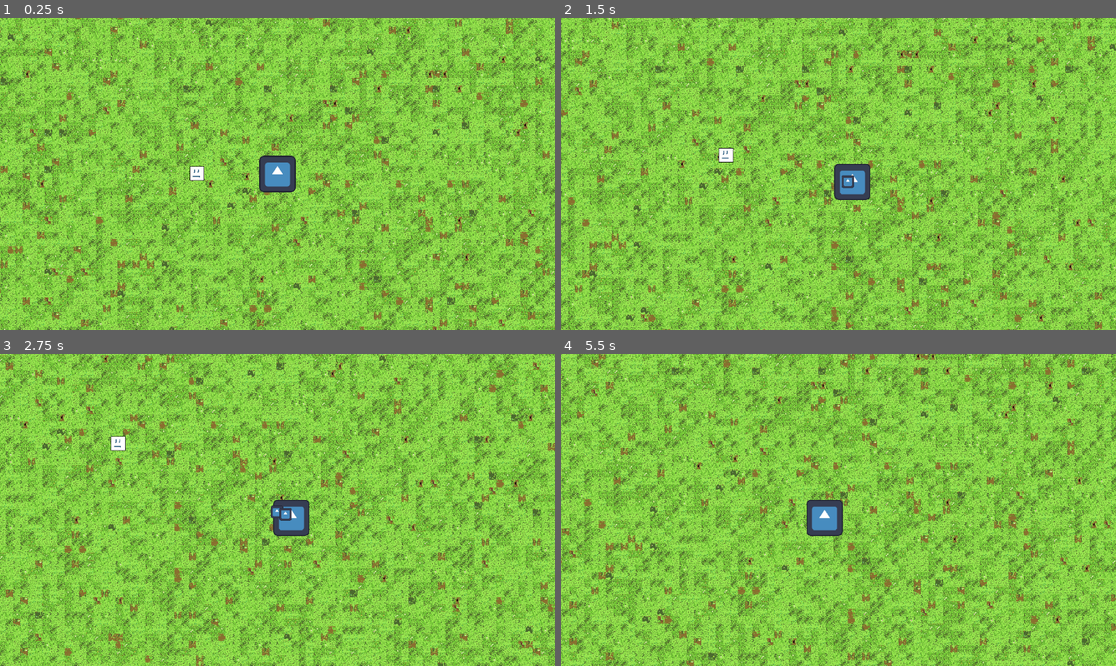
Above: before the commit, frames 1-4 (two rows, left to right).
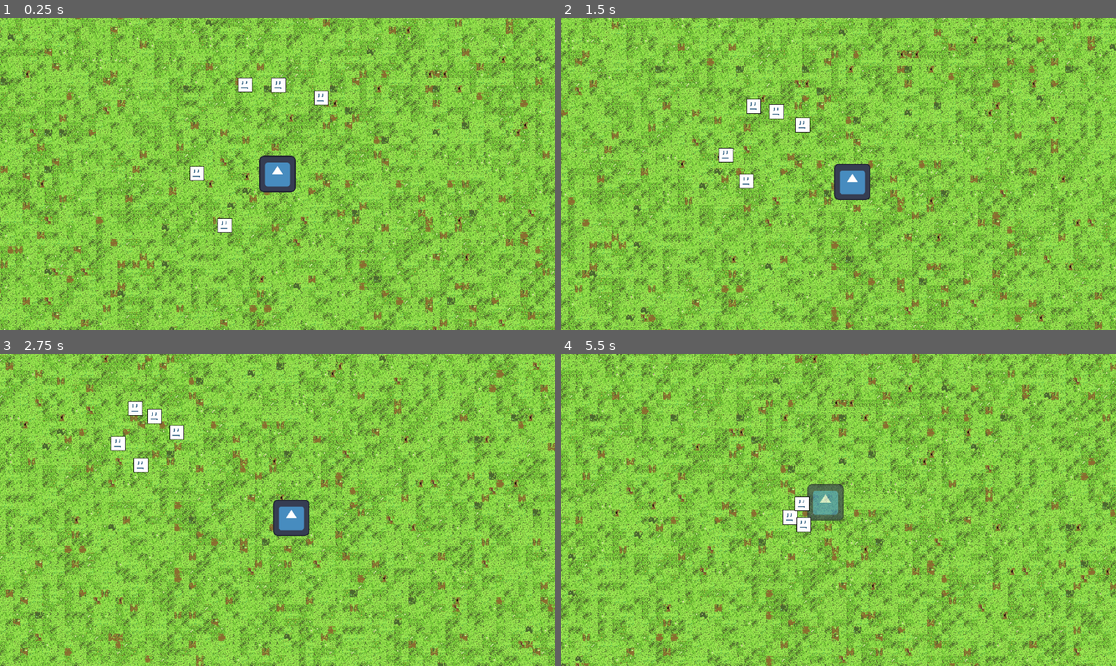
Above: after the commit, the same moments.

Repository: btalbert11/SurvivorGame
Game: Godot game, scene res://scenes/game.tscn
Same seed, same stepped clock (60 frames per second), same inputs: the game is played once before the commit and once after it. The engine's default icon, where the game draws it, is replaced by a stand-in: a white triangle on a blue panel in a dark square.
Inputs:
- Up to frame 1 (0.25 s): no input
- Up to frame 2 (1.5 s): hold D (move_right) 0.53-1.28 s; hold S (move_down) from 1.28 s (still down)
- Up to frame 3 (2.75 s): release S (move_down) at 2.03 s; hold D (move_right) from 2.03 s (still down)
- Up to frame 4 (5.5 s): release D (move_right) at 2.78 s; hold W (move_up) 2.78-3.53 s; hold A (move_left) 3.53-5.03 s; hold S (move_down) from 5.03 s (still down)

The runs differ from the first frame. In frame 1, 0.5% of the frame differs, in the area x 39-60%, y 19-69%; in frame 2, 0.6%; in frame 3, 0.6%; in frame 4, 63%, in the area x 0-100%, y 0-100%.

Commit message:
added animation to weapon

Diff:
--- a/scenes/game.tscn
+++ b/scenes/game.tscn
@@ -31,3 +31,19 @@
 drag_bottom_margin = 0.05
 editor_draw_drag_margin = true
 script = ExtResource("3_45xlr")
+
+[node name="BloxEnemy2" parent="." node_paths=PackedStringArray("target") instance=ExtResource("4_ni077")]
+position = Vector2(2624, 231)
+target = NodePath("../Player")
+
+[node name="BloxEnemy3" parent="." node_paths=PackedStringArray("target") instance=ExtResource("4_ni077")]
+position = Vector2(2488, 580)
+target = NodePath("../Player")
+
+[node name="BloxEnemy4" parent="." node_paths=PackedStringArray("target") instance=ExtResource("4_ni077")]
+position = Vector2(2542, 232)
+target = NodePath("../Player")
+
+[node name="BloxEnemy5" parent="." node_paths=PackedStringArray("target") instance=ExtResource("4_ni077")]
+position = Vector2(2729, 262)
+target = NodePath("../Player")
--- a/scenes/magic_missle_attack.tscn
+++ b/scenes/magic_missle_attack.tscn
@@ -1,25 +1,51 @@
-[gd_scene load_steps=6 format=3 uid="uid://bjs56dh247aw"]
+[gd_scene load_steps=10 format=3 uid="uid://bjs56dh247aw"]
 
 [ext_resource type="Script" path="res://Nodes/HitboxComponent.gd" id="1_fpg4h"]
 [ext_resource type="Script" path="res://scripts/magic_missle_attack.gd" id="1_mv4c8"]
-[ext_resource type="Texture2D" uid="uid://bd3qtou0y04c5" path="res://art/icon.svg" id="2_2ipbb"]
+[ext_resource type="Texture2D" uid="uid://bl3pnm0iqemsu" path="res://art/sprite sheet/magic missle attack.png" id="3_r5mci"]
 
 [sub_resource type="CircleShape2D" id="CircleShape2D_a7deo"]
-radius = 82.3529
+radius = 8.0
+
+[sub_resource type="AtlasTexture" id="AtlasTexture_1o841"]
+atlas = ExtResource("3_r5mci")
+region = Rect2(0, 0, 16, 16)
+
+[sub_resource type="AtlasTexture" id="AtlasTexture_1su0y"]
+atlas = ExtResource("3_r5mci")
+region = Rect2(16, 0, 16, 16)
+
+[sub_resource type="AtlasTexture" id="AtlasTexture_7gwve"]
+atlas = ExtResource("3_r5mci")
+region = Rect2(32, 0, 16, 16)
+
+[sub_resource type="AtlasTexture" id="AtlasTexture_12aqq"]
+atlas = ExtResource("3_r5mci")
+region = Rect2(48, 0, 16, 16)
 
 [sub_resource type="SpriteFrames" id="SpriteFrames_xwwam"]
 animations = [{
 "frames": [{
 "duration": 1.0,
-"texture": ExtResource("2_2ipbb")
+"texture": SubResource("AtlasTexture_1o841")
+}, {
+"duration": 1.0,
+"texture": SubResource("AtlasTexture_1su0y")
+}, {
+"duration": 1.0,
+"texture": SubResource("AtlasTexture_7gwve")
+}, {
+"duration": 1.0,
+"texture": SubResource("AtlasTexture_12aqq")
 }],
 "loop": true,
 "name": &"default",
-"speed": 5.0
+"speed": 30.0
 }]
 
 [node name="MagicMissleAttack" type="Node2D"]
-scale = Vector2(0.34, 0.34)
+rotation = 0.71733
+scale = Vector2(2.54, 2.54)
 script = ExtResource("1_mv4c8")
 
 [node name="HitboxComponent" type="Area2D" parent="."]
@@ -32,5 +58,7 @@
 
 [node name="AnimatedSprite2D" type="AnimatedSprite2D" parent="."]
 sprite_frames = SubResource("SpriteFrames_xwwam")
+autoplay = "default"
+frame_progress = 0.120038
 
 [connection signal="area_entered" from="HitboxComponent" to="." method="_on_hitbox_component_area_entered"]
--- a/scripts/MagicMissle.gd
+++ b/scripts/MagicMissle.gd
@@ -2,6 +2,7 @@
 
 @export var missle_scene: PackedScene
 @export var fire_rate: float = 1
+@export var missle_speed: float = 200
 var attack: Attack
 var fire_timer: float = 0
 var damage: float = 1
@@ -20,13 +21,21 @@
 
 func fire():
 	# Get closest enemy
-	var enemies = $HitboxComponent.get_overlapping_areas()
-	var target = enemies[0]
-	for enemy in enemies:
-		if global_position.distance_to(target.global_position) < global_position.distance_to(enemy.global_position):
-			target = enemy
+	# TODO MOVE THIS TO THE MISSLE ITSSELF
+#	var enemies = $HitboxComponent.get_overlapping_areas()
+#	var target = enemies[0]
+#	for enemy in enemies:
+#		if global_position.distance_to(target.global_position) < global_position.distance_to(enemy.global_position):
+#			target = enemy
 	# Fire
 	var missle = missle_scene.instantiate()
 	missle.attack = attack
-	missle.target = target.get_parent()
-	add_child(missle)
+#	missle.target = target.get_parent()
+#	missle.SPEED = missle_speed
+	var rng = RandomNumberGenerator.new()
+	var rand_x = rng.randf_range(-300, 300)
+	var rand_y = rng.randf_range(-300, 300)
+	missle.velocity.x = rand_x
+	missle.velocity.y = rand_y
+	get_tree().root.get_child(0).add_child(missle)
+	missle.global_position = global_position
--- a/scripts/magic_missle_attack.gd
+++ b/scripts/magic_missle_attack.gd
@@ -1,28 +1,53 @@
 extends Node2D
 
 @export var target: CharacterBody2D
-@export var SPEED: float = 20
+@export var SPEED_MAX: float = 500
+var speed: float = 200
+var velocity: Vector2
+var acceleration: Vector2
 var attack: Attack
 
 # Called when the node enters the scene tree for the first time.
 func _ready():
-	pass
+	acceleration.x = 700
+	acceleration.y = 700
+	get_target()
 
 # Called every frame. 'delta' is the elapsed time since the previous frame.
 func _process(delta):
 	pass
 
 func _physics_process(delta):
-	print(is_instance_valid(target))
 	if is_instance_valid(target):
-		global_position = global_position.move_toward(target.global_position, SPEED * delta)
+		# rotate acceleration towards enemy
+		var acc_direciton = global_position.direction_to(target.global_position)
+		acceleration = acc_direciton * acceleration.length()
+#		global_position = global_position.move_toward(target.global_position, speed * delta)
+#		look_at(target.global_position)
+#		rotation += 90
+		velocity.x += acceleration.x * delta
+		velocity.y += acceleration.y * delta
+		global_position.x += velocity.x * delta
+		global_position.y += velocity.y * delta
 	else:
-		delete_self()
+		get_target()
+#	if velocity.length() < SPEED_MAX:
+
 
 func _on_hitbox_component_area_entered(area):
 	if area is HurtboxComponent:
 		area.take_attack(attack)
 		delete_self()
 
+func get_target():
+	var enemies = get_tree().get_nodes_in_group("Enemies")
+	if enemies.size() > 0:
+		target = enemies[0]
+		for enemy in enemies:
+			if global_position.distance_to(enemy.global_position) < global_position.distance_to(target.global_position):
+				target = enemy
+	else:
+		delete_self()
+
 func delete_self():
 	queue_free()
--- a/scripts/player.gd
+++ b/scripts/player.gd
@@ -15,7 +15,6 @@
 		$AnimatedSprite2D.modulate.a -= blink_speed * delta
 		if $AnimatedSprite2D.modulate.a <= 0.3:
 			$AnimatedSprite2D.modulate.a = 1
-		print($AnimatedSprite2D.modulate.a)
 
 func _physics_process(delta):
 
Binary file added: art/magic missle attack.gif
Binary file added: art/sprite sheet/magic missle attack.png
Not shown, added: art/sprite sheet/magic missle attack.png.import
Binary file added: scenes/magic missle attack.gif
